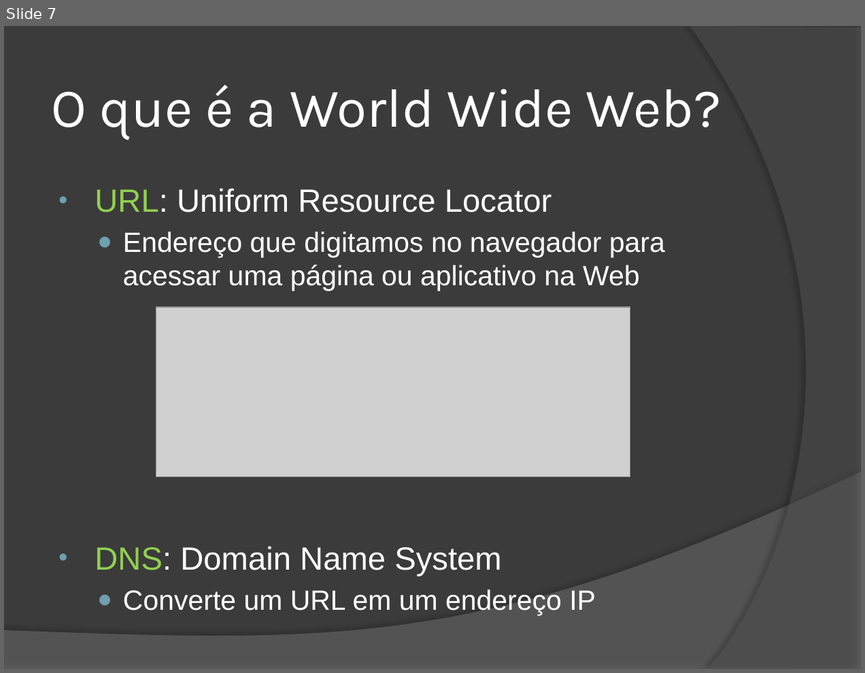
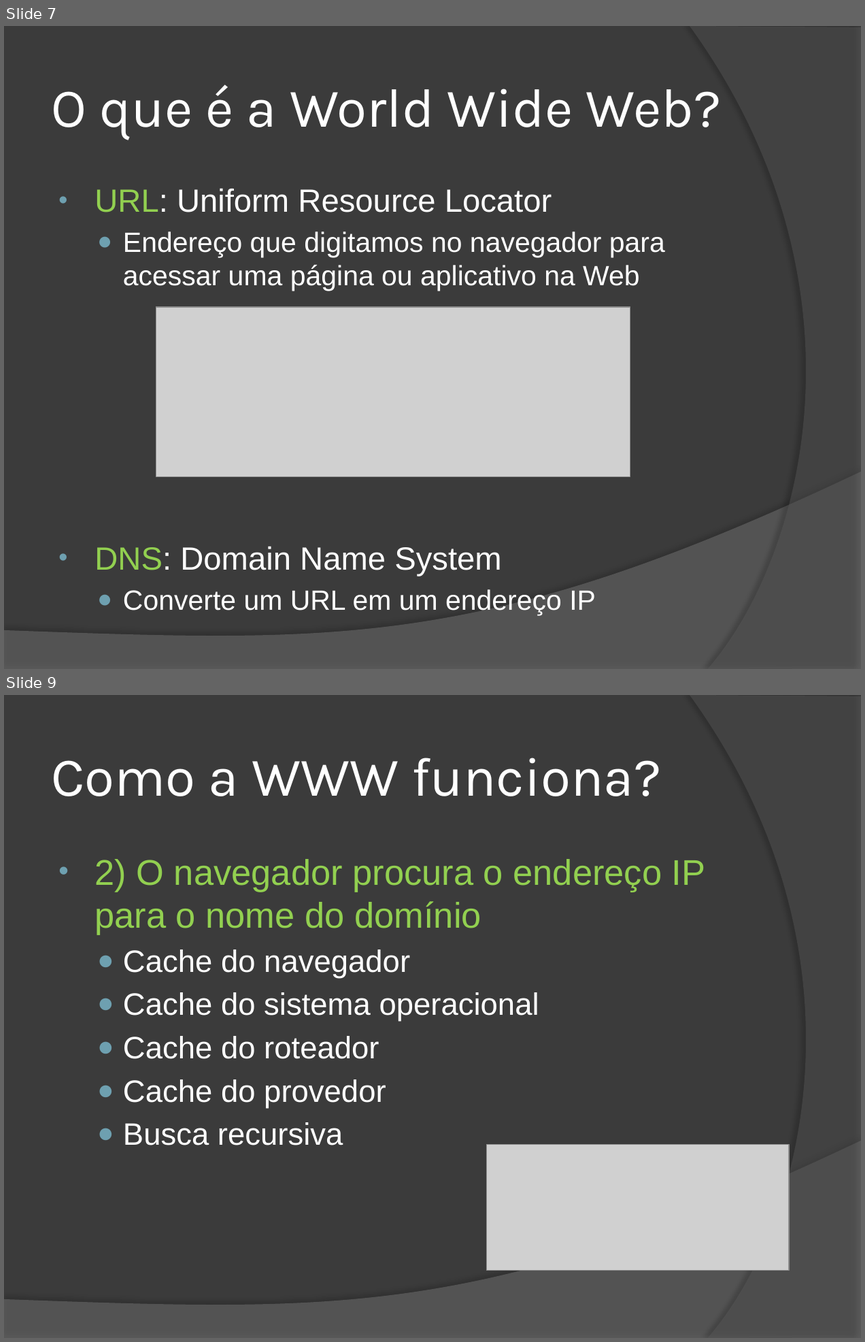
Before and after one commit to wind39/wind39.github.io, a slide deck: curso/modulo4capitulo1.pptx. Shown one above the other, each under a label of ours: slide 7 before the commit, slides 7 and 9 after it; the slides between them are not shown. The pictures are 865x673 and 865x1342 pixels, drawn with LibreOffice and Linux fonts; fonts in the diff are those of the drawing; grey boxes stand for pictures. Boxes give left, top, right and bottom in pixels: in the first picture for what was removed or moved away, otherwise in the second. Text is boxed around its words. In the diff, an @@ line names an element or a change of style, - is before the commit and + after.

Commit message:
Alteracoes para proxima aula

```diff
--- a/curso/modulo4capitulo1.pptx
+++ b/curso/modulo4capitulo1.pptx
@@ slide 9 added at (x1=4, y1=695, x2=861, y2=1338), background #3B3B3B; not listed: 2 template elements that a slide beside it also shows @@
@@ title added at (x1=51, y1=758, x2=661, y2=796), 46 pt, text #FFFFFF @@
+Como a WWW funciona?
@@ text added at (x1=94, y1=859, x2=705, y2=1145), 26 pt, text #FFFFFF @@
+• 2) O navegador procura o endereço IP para o nome do domínio
+  ● Cache do navegador
+  ● Cache do sistema operacional
+  ● Cache do roteador
+  ● Cache do provedor
+  ● Busca recursiva
@@ picture added at (x1=486, y1=1144, x2=789, y2=1270) @@
```
Also in this commit, not shown: 2 slides changed, 10 other slides added, 19 other files.
